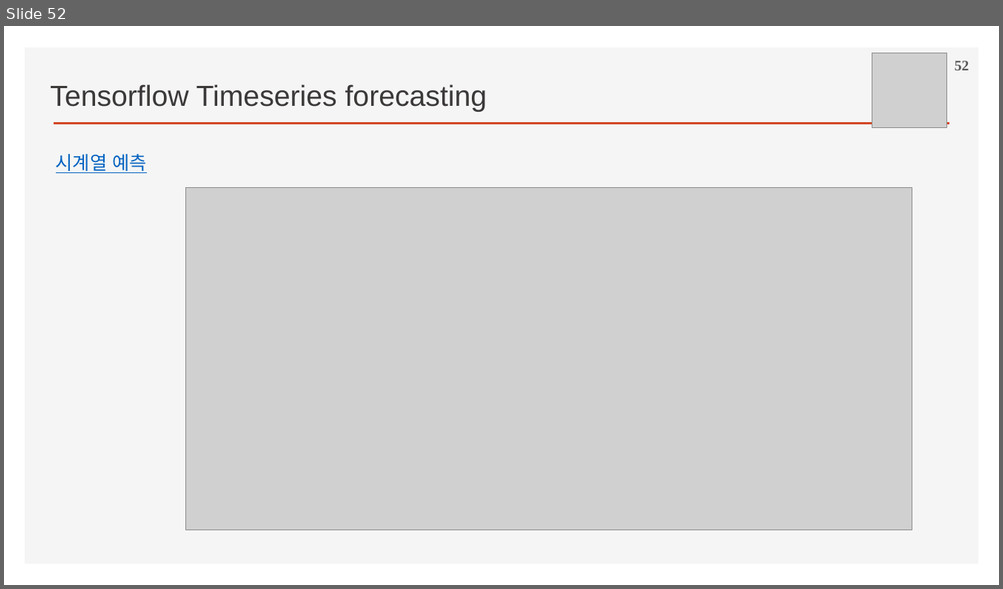
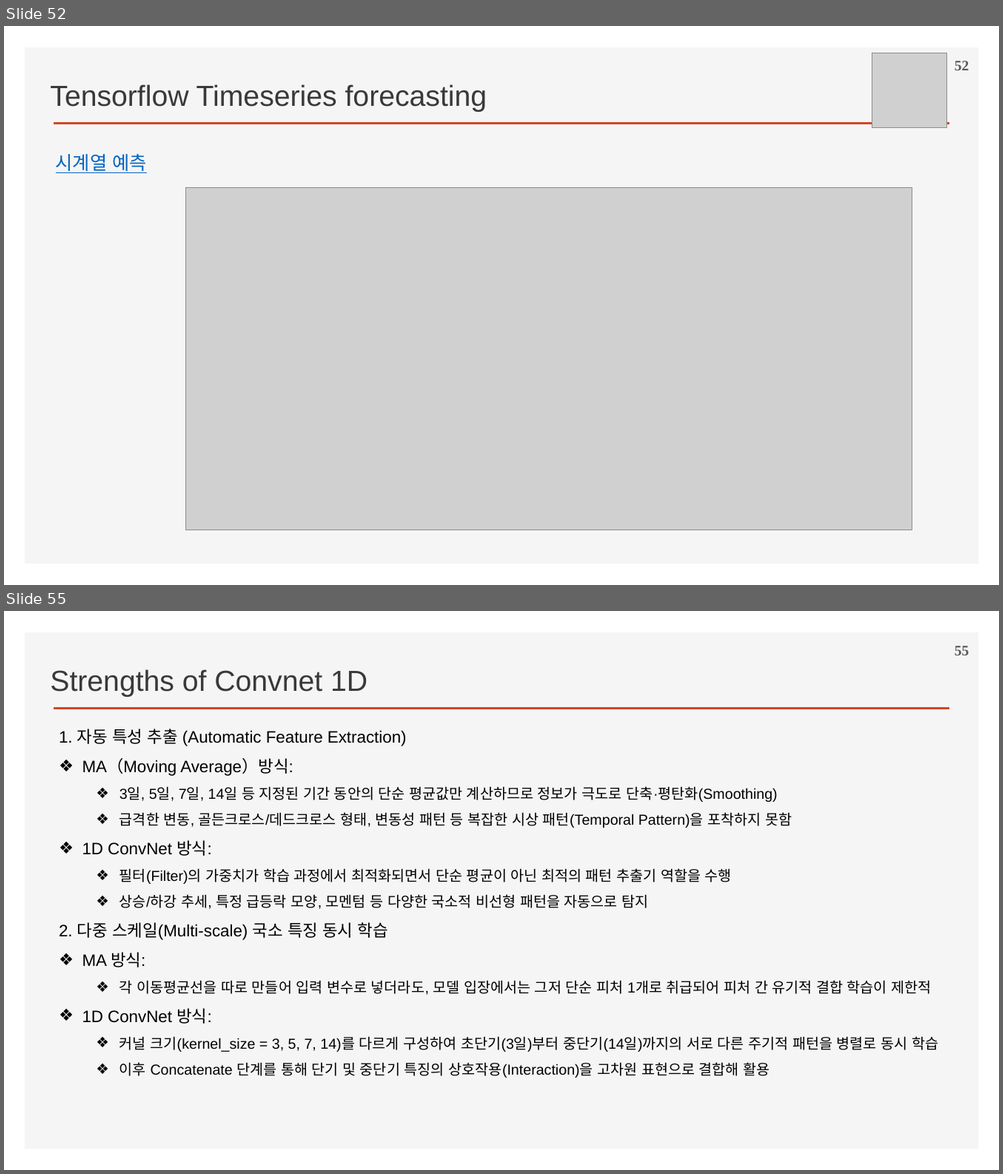
Before and after one commit to ancestor9/2026_Fall_Deep-Learning-with-Python, a slide deck: Chapter 13 Timeseries forecasting.pptx. Shown one above the other, each under a label of ours: slide 52 before the commit, slides 52 and 55 after it; the slides between them are not shown. The pictures are 1003x589 and 1003x1174 pixels, drawn with LibreOffice and Linux fonts; fonts in the diff are those of the drawing; grey boxes stand for pictures; background and template pictures are left out. Boxes give left, top, right and bottom in pixels: in the first picture for what was removed or moved away, otherwise in the second. Text is boxed around its words. In the diff, an @@ line names an element or a change of style, - is before the commit and + after.

```diff
--- a/Chapter 13 Timeseries forecasting.pptx
+++ b/Chapter 13 Timeseries forecasting.pptx
@@ slide 55 added at (4,611,999,1170), background #FFFFFF; not listed: 2 template elements that a slide beside it also shows @@
@@ page number added at (954,646,969,655), 14 pt, text #595959, bold @@
+55
@@ text added at (50,669,367,697), 28 pt, text #3B3838 @@
+Strengths of Convnet 1D
@@ text added at (59,729,938,1078), 14 pt, text #000000 @@
+1. 자동 특성 추출 (Automatic Feature Extraction)
+❖ MA（Moving Average）방식:
+  ❖ 3일, 5일, 7일, 14일 등 지정된 기간 동안의 단순 평균값만 계산하므로 정보가 극도로 단축·평탄화(Smoothing)
+  ❖ 급격한 변동, 골든크로스/데드크로스 형태, 변동성 패턴 등 복잡한 시상 패턴(Temporal Pattern)을 포착하지 못함
+❖ 1D ConvNet 방식:
+  ❖ 필터(Filter)의 가중치가 학습 과정에서 최적화되면서 단순 평균이 아닌 최적의 패턴 추출기 역할을 수행
+  ❖ 상승/하강 추세, 특정 급등락 모양, 모멘텀 등 다양한 국소적 비선형 패턴을 자동으로 탐지
+2. 다중 스케일(Multi-scale) 국소 특징 동시 학습
+❖ MA 방식:
+  ❖ 각 이동평균선을 따로 만들어 입력 변수로 넣더라도, 모델 입장에서는 그저 단순 피처 1개로 취급되어 피처 간 유기적 결합 학습이 제한적
+❖ 1D ConvNet 방식:
+  ❖ 커널 크기(kernel_size = 3, 5, 7, 14)를 다르게 구성하여 초단기(3일)부터 중단기(14일)까지의 서로 다른 주기적 패턴을 병렬로 동시 학습
+  ❖ 이후 Concatenate 단계를 통해 단기 및 중단기 특징의 상호작용(Interaction)을 고차원 표현으로 결합해 활용
```
Also in this commit, not shown: 4 other slides added, 1 other file.
